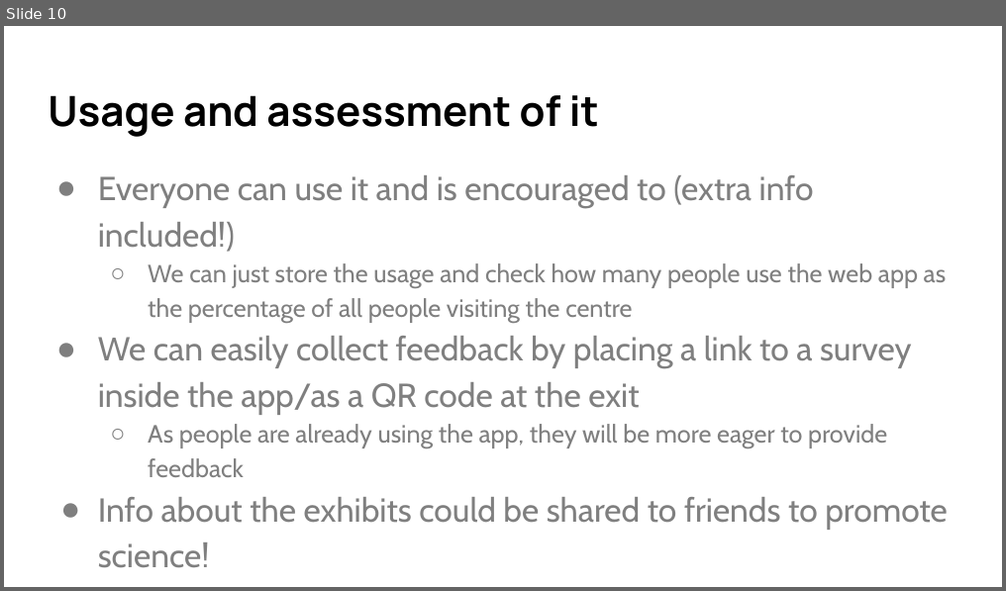
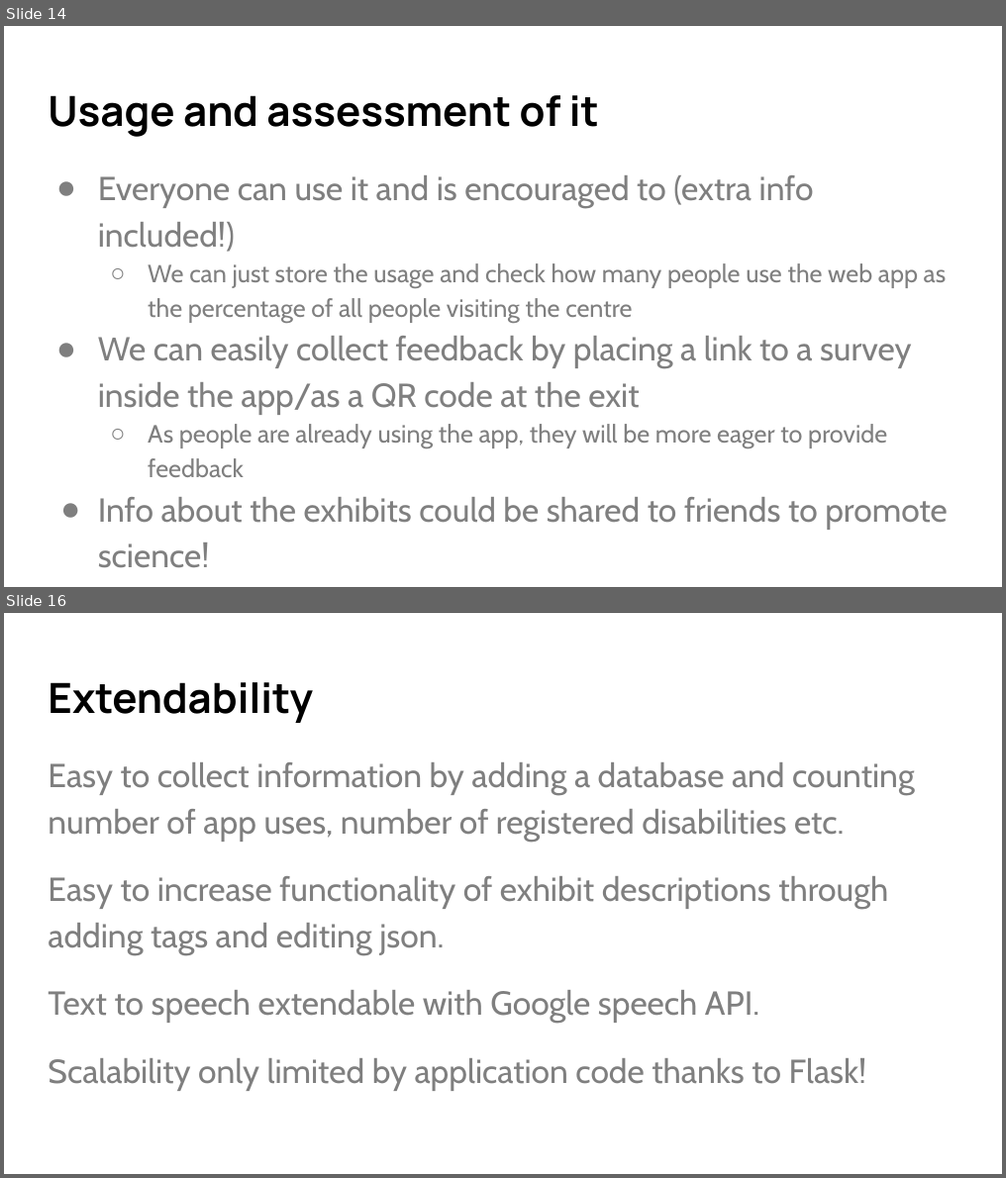
Before and after one commit to Glasgow19/team-5, a slide deck: presentation.pptx. Shown one above the other, each under a label of ours: slide 10 before the commit, slides 14 and 16 after it; the slides between them are not shown. The pictures are 1006x591 and 1006x1178 pixels, drawn with LibreOffice and Linux fonts; fonts in the diff are those of the drawing. Boxes give left, top, right and bottom in pixels: in the first picture for what was removed or moved away, otherwise in the second. Text is boxed around its words. In the diff, an @@ line names an element or a change of style, - is before the commit and + after.

```diff
--- a/presentation.pptx
+++ b/presentation.pptx
@@ slide 16 added at [4,613,1002,1174], background #FFFFFF @@
@@ title added at [48,682,313,723], 30 pt, text #000000, bold @@
+Extendability
@@ text added at [48,762,915,1091], 24 pt, text #7F7F7F @@
+Easy to collect information by adding a database and counting number of app uses, number of registered disabilities etc.
+Easy to increase functionality of exhibit descriptions through adding tags and editing json.
+Text to speech extendable with Google speech API.
+Scalability only limited by application code thanks to Flask!
@@ what was slide 10 is now slide 14 @@
```
Also in this commit, not shown: 9 slides changed, 5 other slides added, 2 slides removed.
